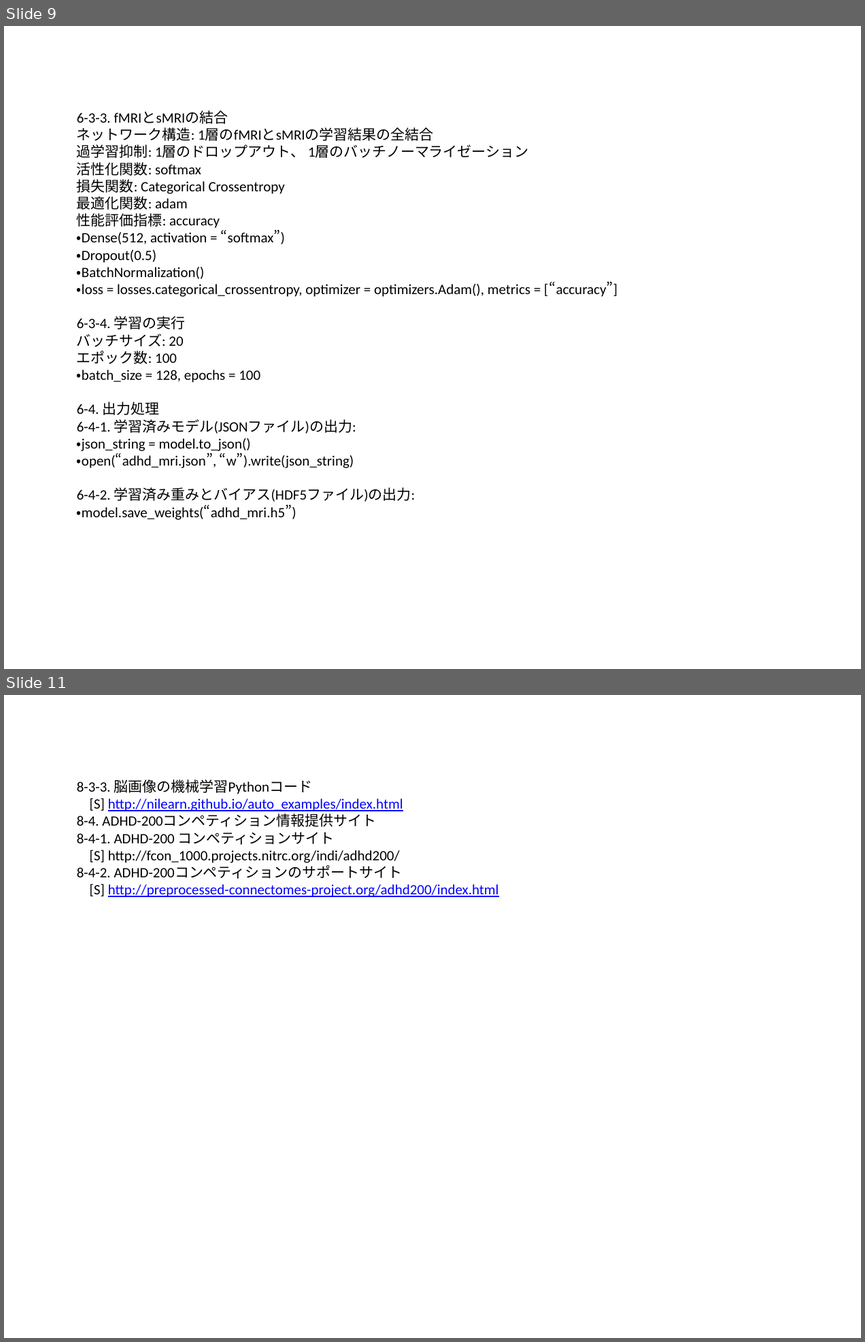
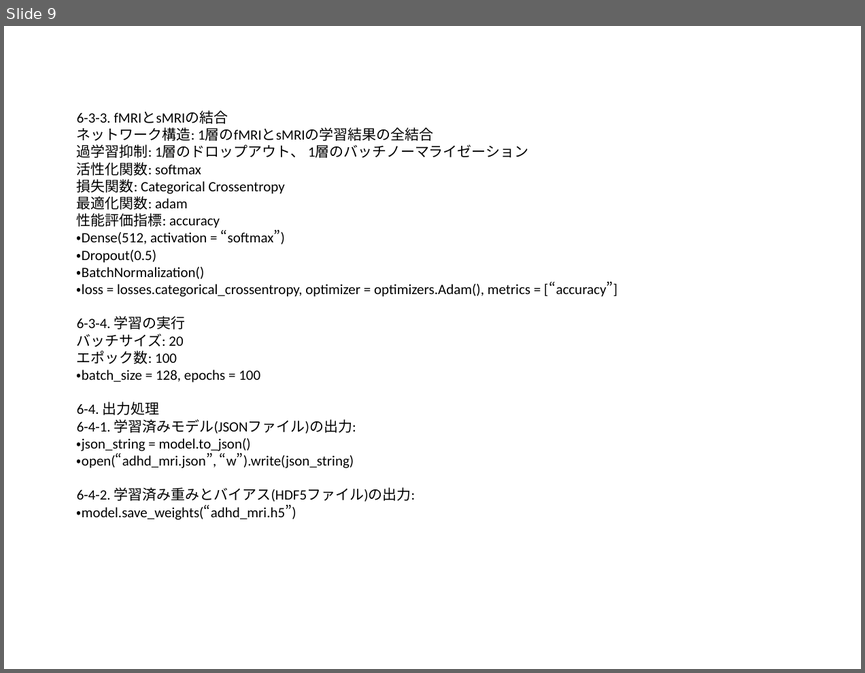
Before and after one commit to yasuyukiokubo/DiveIntoCode, a slide deck: presentation/システム設計書_MRI画像によるADHD予測システム_学習モデル.pptx. Shown one above the other, each under a label of ours: slides 9 and 11 before the commit, slide 9 after it; the slides between them are not shown. The pictures are 865x1342 and 865x673 pixels, drawn with LibreOffice and Linux fonts; fonts in the diff are those of the drawing. Boxes give left, top, right and bottom in pixels: in the first picture for what was removed or moved away, otherwise in the second. Text is boxed around its words. In the diff, an @@ line names an element or a change of style, - is before the commit and + after.

```diff
--- a/presentation/システム設計書_MRI画像によるADHD予測システム_学習モデル.pptx
+++ b/presentation/システム設計書_MRI画像によるADHD予測システム_学習モデル.pptx
@@ slide 11 removed at box(4, 695, 861, 1338), background #FFFFFF @@
@@ title removed at box(77, 779, 499, 897) @@
-8-3-3. 脳画像の機械学習Pythonコード
-[S] http://nilearn.github.io/auto_examples/index.html
-8-4. ADHD-200コンペティション情報提供サイト
-8-4-1. ADHD-200 コンペティションサイト
-[S] http://fcon_1000.projects.nitrc.org/indi/adhd200/
-8-4-2. ADHD-200コンペティションのサポートサイト
-[S] http://preprocessed-connectomes-project.org/adhd200/index.html
```
Also in this commit, not shown: 5 slides changed, 1 other file.
